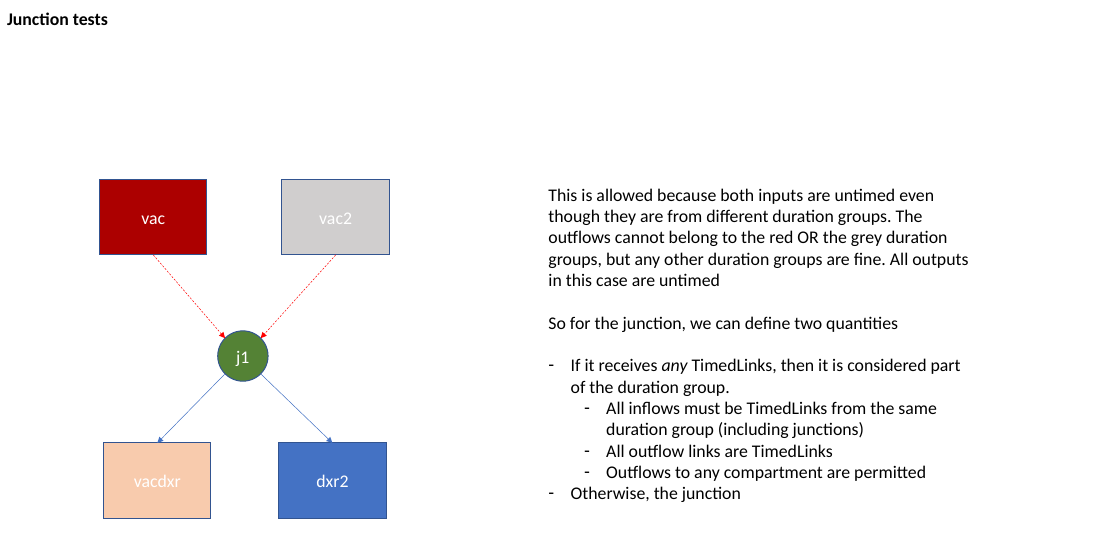
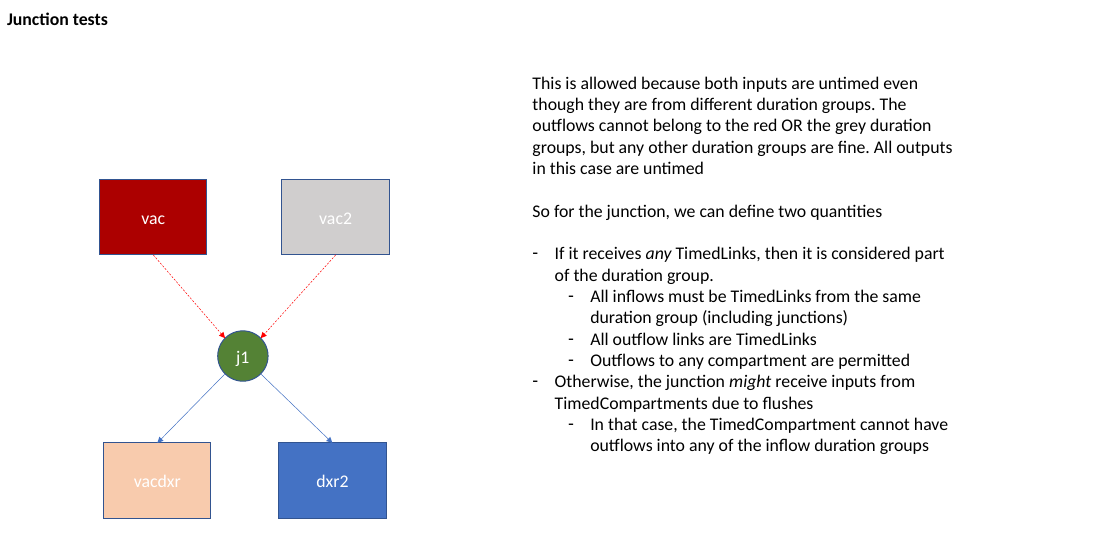
Before and after one commit to atomicateam/atomica, a slide deck: slide 20 of docs/general/timed-examples.pptx (slide 8 before the commit). Drawn at 1120x560 pixels with LibreOffice and Linux fonts; fonts in the diff are those of the drawing. Boxes give left, top, right and bottom in pixels: in the first picture for what was removed or moved away, otherwise in the second. Text is boxed around its words. In the diff, an @@ line names an element or a change of style, - is before the commit and + after.

```diff
--- a/docs/general/timed-examples.pptx
+++ b/docs/general/timed-examples.pptx
@@ text "This is allowed because both ...": place and size @@
-text "This is allowed because both ..." at [548,188,968,502]
+text "This is allowed because both ..." at [532,76,952,454]
@@ text at [555,374,948,454]: text changed @@
-– Otherwise, the junction
+– Otherwise, the junction might receive inputs from TimedCompartments due to flushes
+  – In that case, the TimedCompartment cannot have outflows into any of the inflow duration groups
```
Also in this commit, not shown: 4 other slides changed, 8 slides added, 2 slides removed, 3 other files.
